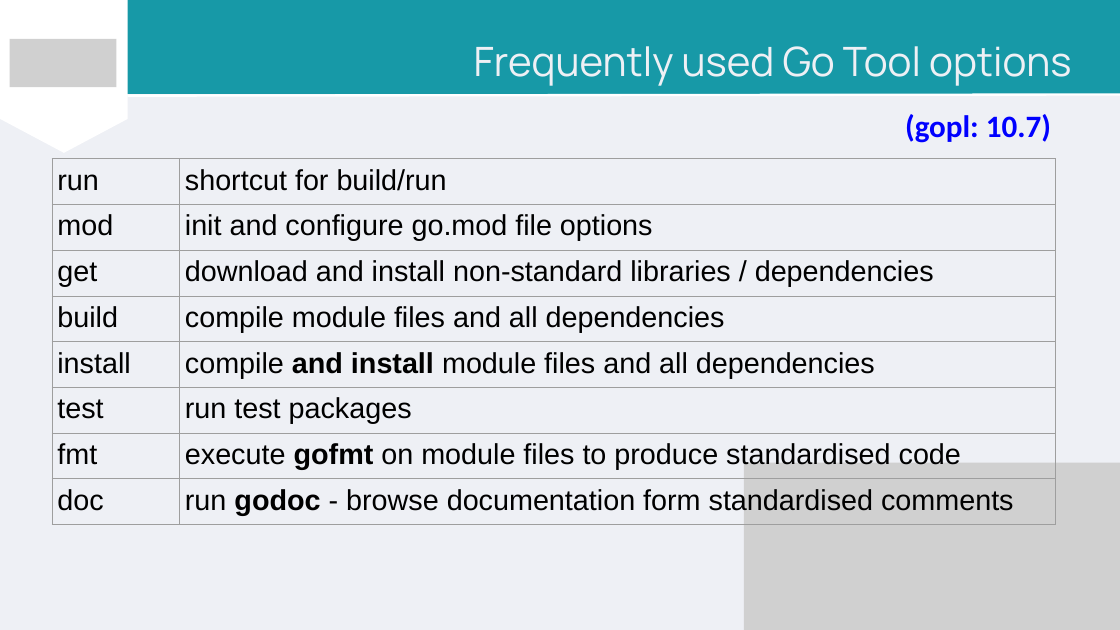
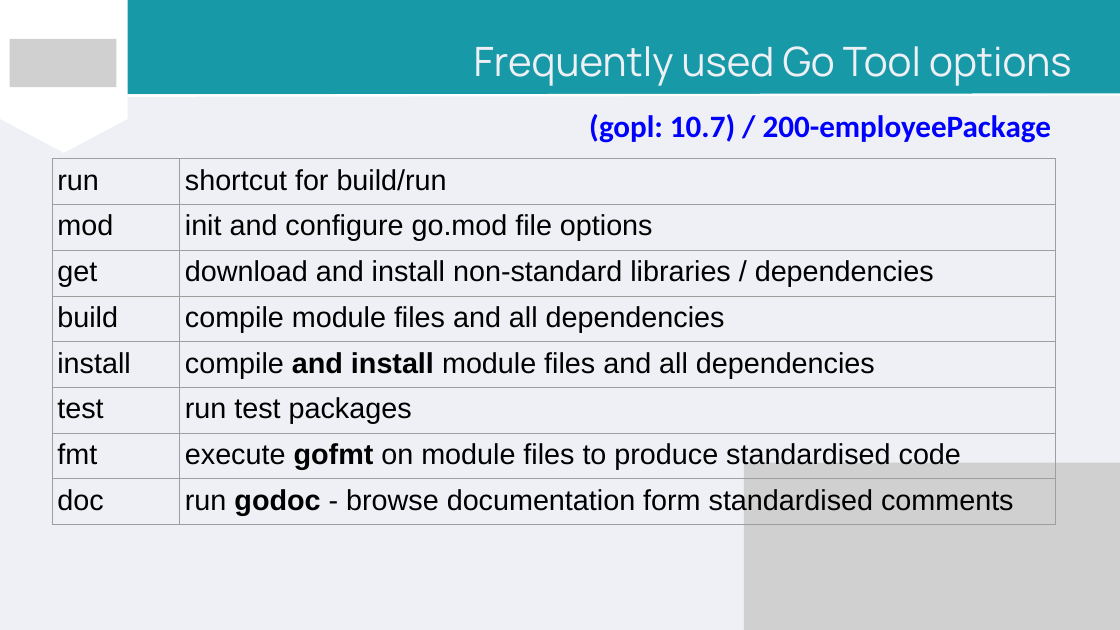
Before and after one commit to PeterWillmot/GoForExperiencedDevelopers, a slide deck: slide 46 of PPT/Go for Experienced Developers.pptx (slide 48 before the commit). Drawn at 1120x630 pixels with LibreOffice and Linux fonts; fonts in the diff are those of the drawing; grey boxes stand for pictures. Boxes give left, top, right and bottom in pixels: in the first picture for what was removed or moved away, otherwise in the second. Text is boxed around its words. In the diff, an @@ line names an element or a change of style, - is before the commit and + after.

```diff
--- a/PPT/Go for Experienced Developers.pptx
+++ b/PPT/Go for Experienced Developers.pptx
@@ text at (x1=589, y1=114, x2=1051, y2=143): text changed @@
-(gopl: 10.7)
+(gopl: 10.7) / 200-employeePackage
```
Also in this commit, not shown: 25 other slides changed, 2 slides added, 3 slides removed, 5 other files.
